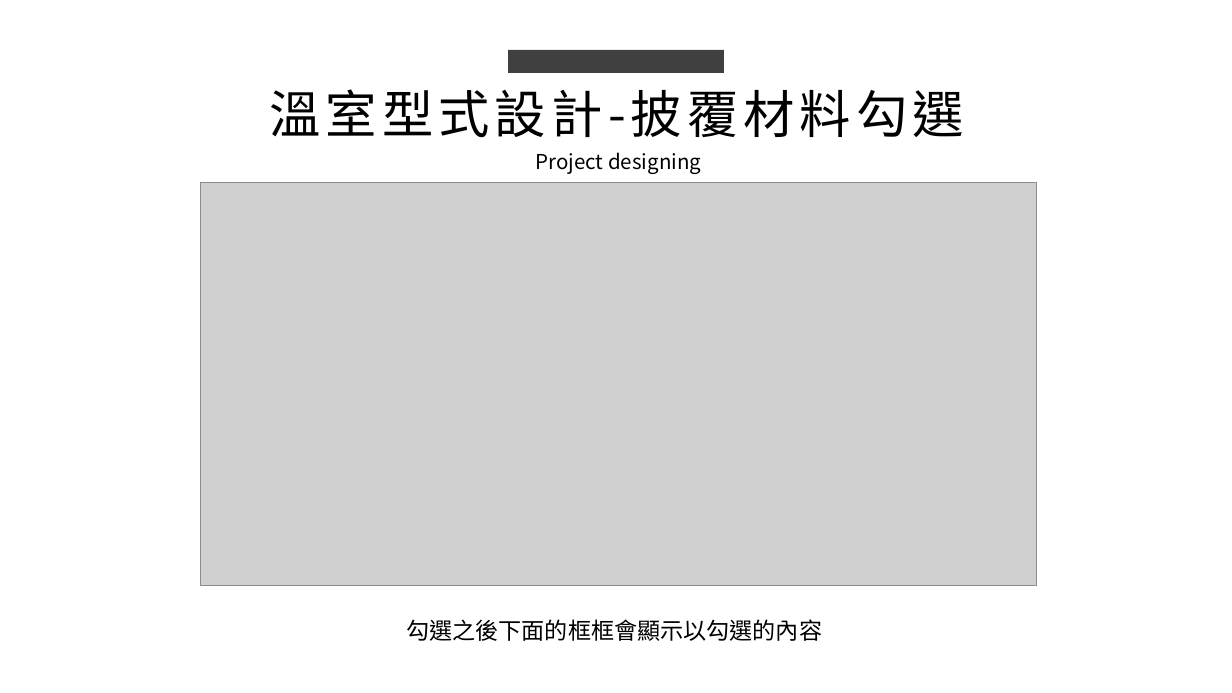
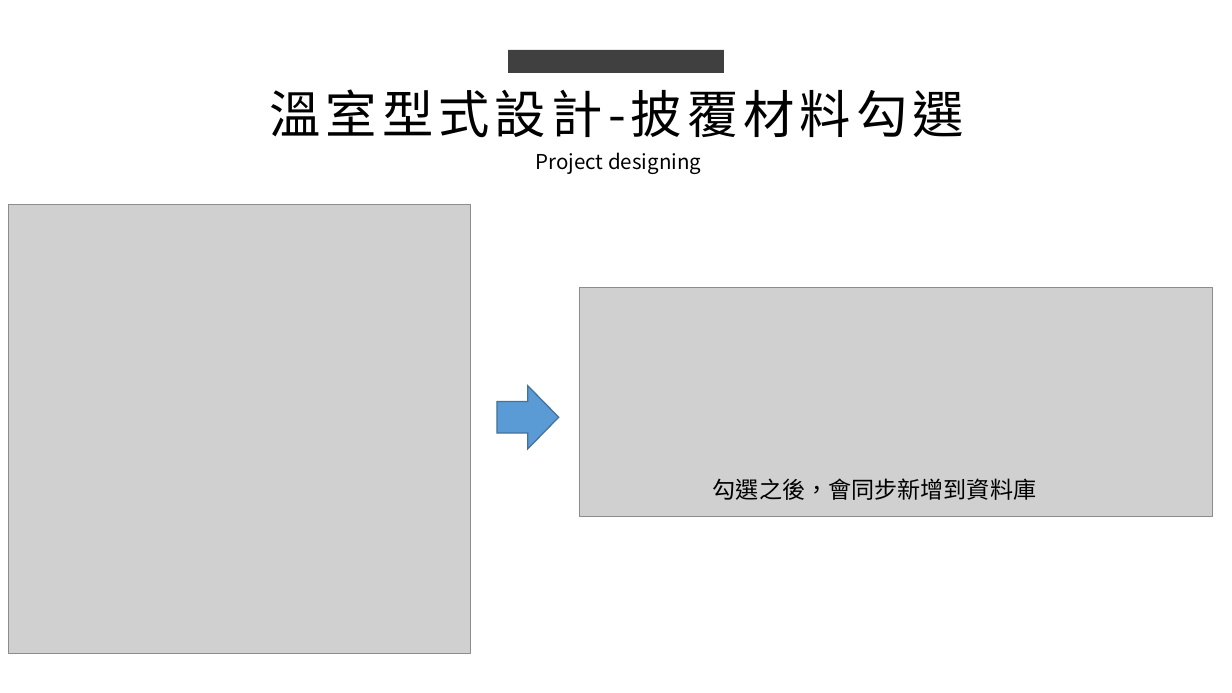
Before and after one commit to king637324/KnowledgeGreenhouseSystem, a slide deck: slide 4 of 工作日報_葉柏漢/2021.08/2021.08.18(加班)~2021.08.19工作日報_葉柏漢.pptx (slide 3 before the commit). Drawn at 1232x693 pixels with LibreOffice and Linux fonts; fonts in the diff are those of the drawing; grey boxes stand for pictures. Boxes give left, top, right and bottom in pixels: in the first picture for what was removed or moved away, otherwise in the second. Text is boxed around its words. In the diff, an @@ line names an element or a change of style, - is before the commit and + after.

```diff
--- a/工作日報_葉柏漢/2021.08/2021.08.18(加班)~2021.08.19工作日報_葉柏漢.pptx
+++ b/工作日報_葉柏漢/2021.08/2021.08.18(加班)~2021.08.19工作日報_葉柏漢.pptx
@@ picture added at box(8, 204, 470, 653) @@
@@ picture removed at box(201, 182, 1037, 585) @@
@@ picture added at box(579, 287, 1213, 517) @@
@@ right arrow added at box(497, 385, 559, 448), fill #5B9BD5, outline #43739E 1 pt @@
@@ text added at box(713, 478, 1036, 500), 18 pt, text #000000 @@
+勾選之後，會同步新增到資料庫
@@ text removed at box(406, 619, 822, 641) @@
-勾選之後下面的框框會顯示以勾選的內容
```
Also in this commit, not shown: 2 other slides changed, 1 slide added, 12 other files.
